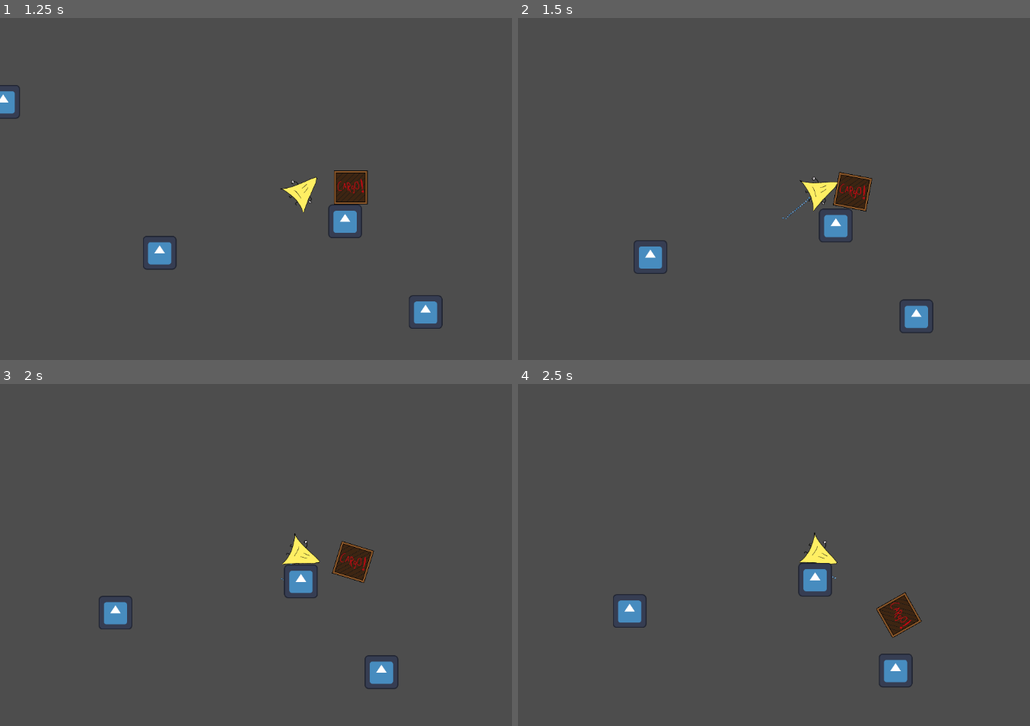
Above: before the commit, frames 1-4 (two rows, left to right).
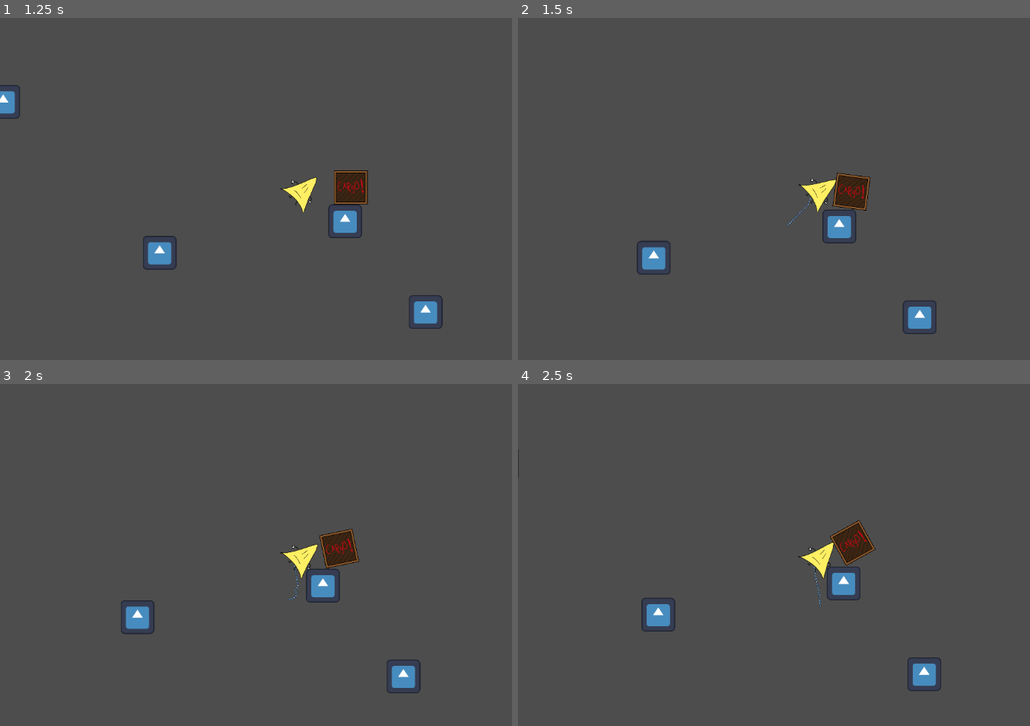
Above: after the commit, the same moments.

Repository: badfetus/space-postal-service
Game: Godot game, scene res://play_scene.tscn
Same seed, same stepped clock (60 frames per second), same inputs: the game is played once before the commit and once after it. The engine's default icon, where the game draws it, is replaced by a stand-in: a white triangle on a blue panel in a dark square.
Inputs:
- Up to frame 1 (1.25 s): hold Right (Right) from 0.53 s (still down); hold Space (Boost) from 0.53 s (still down)
- Up to frame 2 (1.5 s): release Right (Right) at 1.28 s; release Space (Boost) at 1.28 s; hold Left (Left) from 1.28 s (still down); tap Ctrl (Cargo) at 1.35 s
- Up to frame 3 (2 s): keep holding Left (Left)
- Up to frame 4 (2.5 s): release Left (Left) at 2.03 s; hold Right (Right) from 2.03 s (still down); hold Space (Boost) from 2.03 s (still down)

Frame 1 is identical in both runs. In frame 2, 1.3% of the frame differs, in the area x 22-82%, y 44-93%; in frame 3, 3.4%; in frame 4, 3.9%, in the area x 0-83%, y 19-90%.

Commit message:
improved physics

Diff:
--- a/cargo/cargo.tscn
+++ b/cargo/cargo.tscn
@@ -6,7 +6,7 @@
 size = Vector2(128, 128)
 
 [node name="cargo" type="RigidBody2D" groups=["cargo"]]
-mass = 0.01
+mass = 0.04
 
 [node name="Sprite2D" type="Sprite2D" parent="."]
 texture = ExtResource("1_cvknj")
--- a/ropelink.tscn
+++ b/ropelink.tscn
@@ -10,7 +10,7 @@
 position = Vector2(0, 9)
 collision_layer = 2
 collision_mask = 4
-mass = 0.01
+mass = 0.04
 
 [node name="ropeconnect" type="CollisionShape2D" parent="."]
 shape = SubResource("CapsuleShape2D_xa3en")
Not shown, added: 
